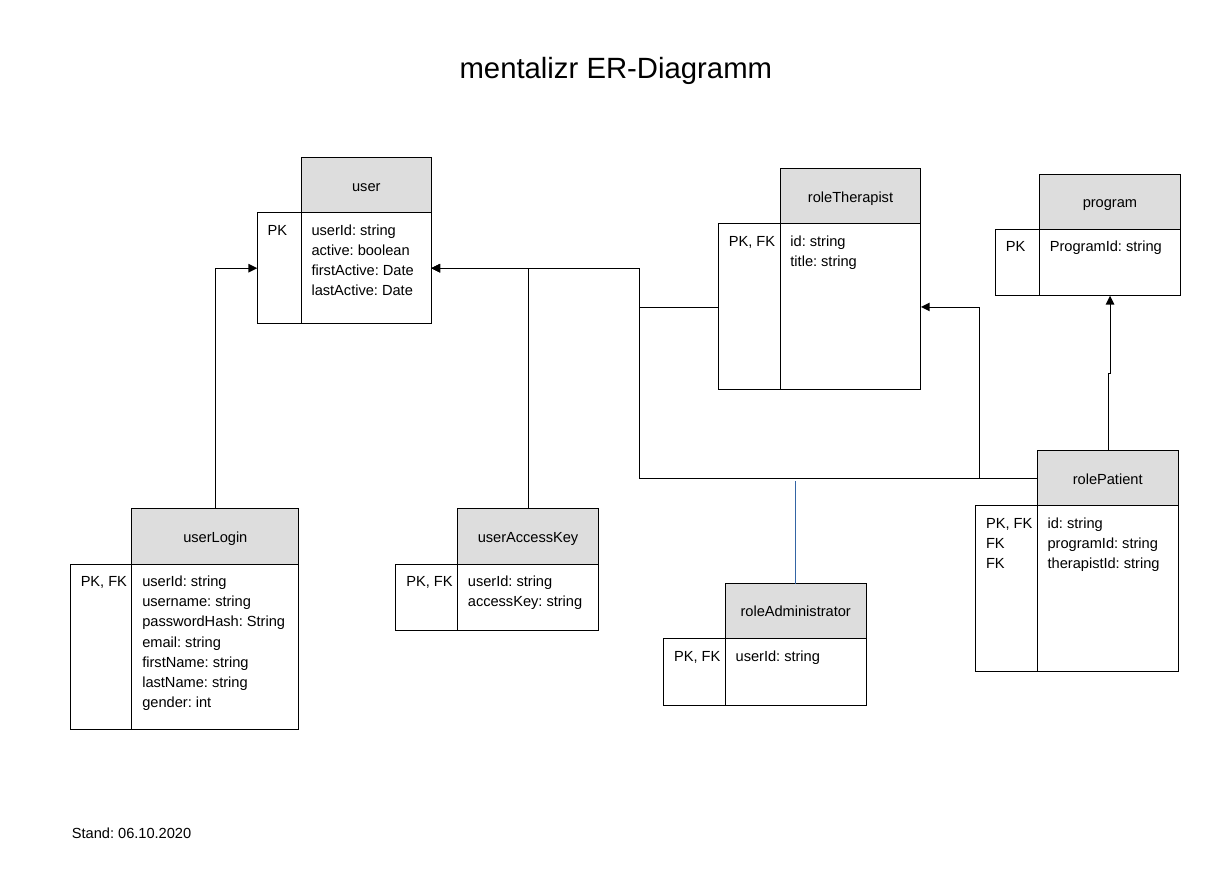
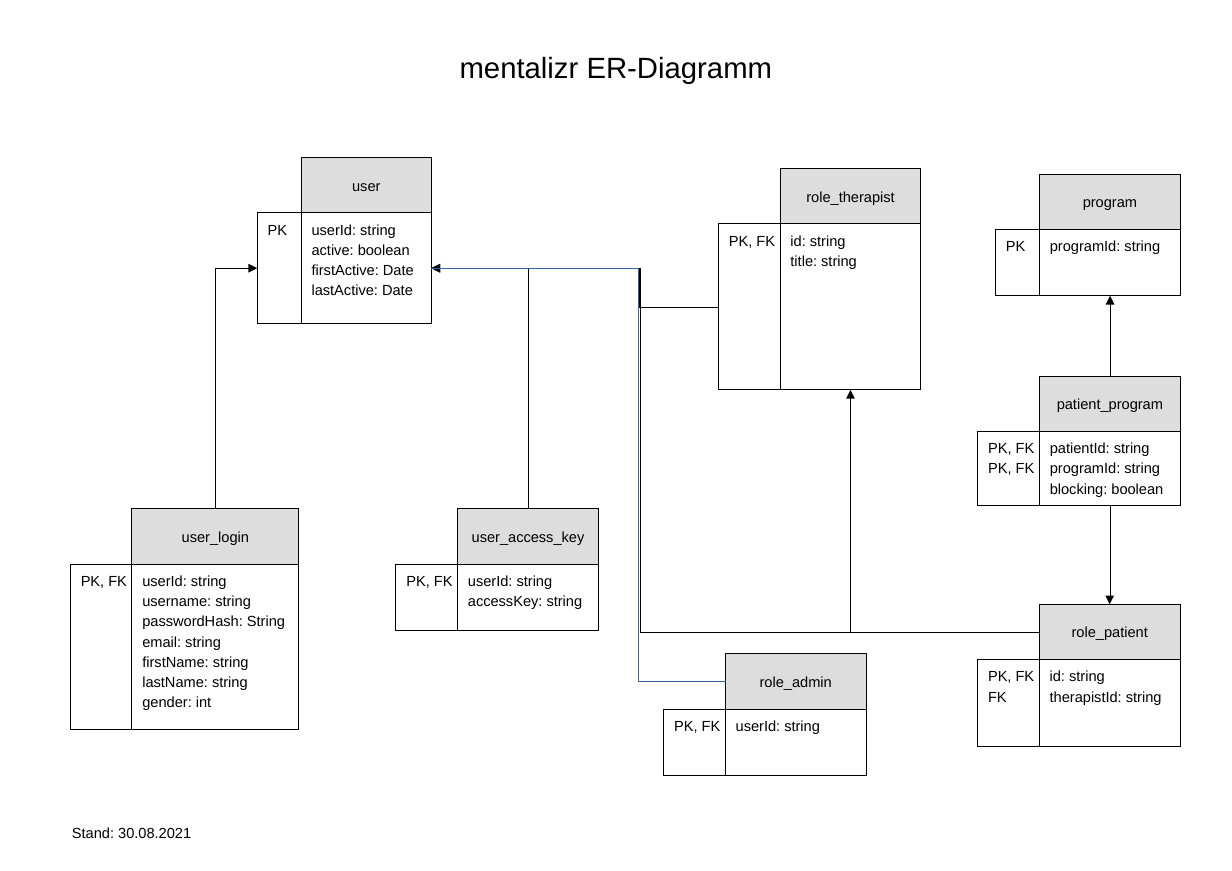
Before and after one commit to mentalizr/m7r-persistence-rdbms, a slide deck: slide 1 of doc/mentalizr-erd.odp. Drawn at 1232x871 pixels with LibreOffice and Linux fonts; fonts in the diff are those of the drawing. Boxes give left, top, right and bottom in pixels: in the first picture for what was removed or moved away, otherwise in the second. Text is boxed around its words. In the diff, an @@ line names an element or a change of style, - is before the commit and + after.

Commit message:
upgrade schema: patient_program

```diff
--- a/doc/mentalizr-erd.odp
+++ b/doc/mentalizr-erd.odp
@@ text in rectangle at box(806, 191, 894, 205): text changed @@
-roleTherapist
+role_therapist
@@ elbow arrow moved from (1038, 478) - (431, 269) to (1039, 632) - (431, 269) @@
@@ elbow line moved from (796, 584) - (796, 482) to (725, 682) - (431, 269) @@
@@ text in rectangle at box(1050, 240, 1160, 254): text changed @@
-ProgramId: string
+programId: string
@@ elbow arrow moved from (1108, 451) - (1110, 296) to (1110, 376) - (1110, 296) @@
@@ rectangle added at box(1040, 376, 1181, 432), fill #DDDDDD, outline #000000 0 pt, 10 pt, text #000000 @@
+patient_program
@@ elbow arrow moved from (1038, 478) - (921, 307) to (1039, 632) - (850, 390) @@
@@ rectangle added at box(978, 431, 1039, 497), fill #FFFFFF, outline #000000 0 pt, 10 pt, text #000000 @@
+PK, FK
@@ rectangle added at box(978, 431, 1039, 506), fill #FFFFFF, outline #000000 0 pt, 10 pt, text #000000 @@
+PK, FK
+PK, FK
@@ rectangle added at box(1040, 431, 1181, 497), fill #FFFFFF, outline #000000 0 pt, 10 pt, text #000000 @@
+userId: string
+accessKey: string
@@ rectangle added at box(1040, 431, 1181, 506), fill #FFFFFF, outline #000000 0 pt, 10 pt, text #000000 @@
+patientId: string
+programId: string
+blocking: boolean
@@ elbow arrow added from (1110, 506) to (1110, 605), #000000 0 pt @@
@@ text in rectangle at box(182, 531, 249, 545): text changed @@
-userLogin
+user_login
@@ text in rectangle at box(472, 531, 585, 545): text changed @@
-userAccessKey
+user_access_key
@@ text in rectangle at box(1048, 537, 1119, 551): paragraph removed @@
-programId: string
@@ 3 rectangles: place and size @@
-3 rectangles at box(976, 451, 1178, 572)
+3 rectangles at box(978, 605, 1180, 726)
@@ text in rectangle at box(1072, 626, 1148, 640): text changed @@
-rolePatient
+role_patient
@@ 3 rectangles: place and size @@
-3 rectangles at box(664, 584, 866, 705)
+3 rectangles at box(664, 654, 866, 776)
@@ text in rectangle at box(760, 676, 832, 690): text changed @@
-roleAdministrator
+role_admin
@@ text in rectangle at box(978, 660, 1039, 747): paragraph removed @@
-FK
@@ rectangle "PK, FK": place and size @@
-rectangle "PK, FK" at box(976, 506, 1037, 671)
+rectangle "PK, FK" at box(978, 660, 1039, 747)
@@ rectangle "id: string": place and size @@
-rectangle "id: string" at box(1037, 506, 1178, 671)
+rectangle "id: string" at box(1039, 660, 1180, 747)
@@ text at box(72, 827, 191, 838): text changed @@
-Stand: 06.10.2020
+Stand: 30.08.2021
```
Also in this commit, not shown: 7 other files.
